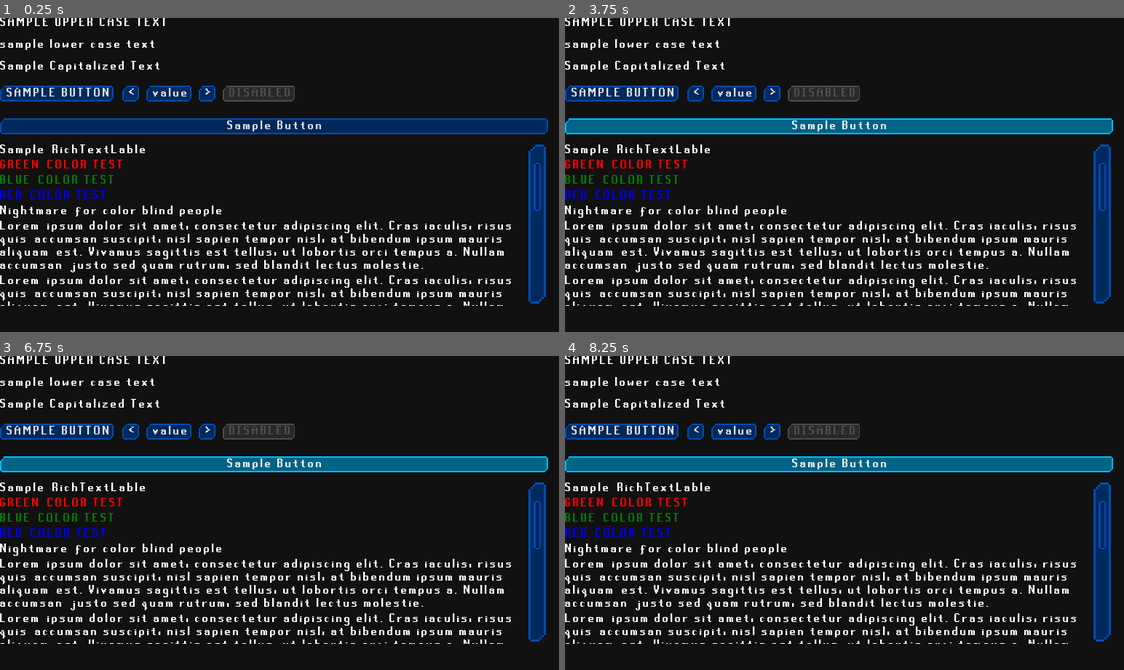
Above: before the commit, frames 1-4 (two rows, left to right).
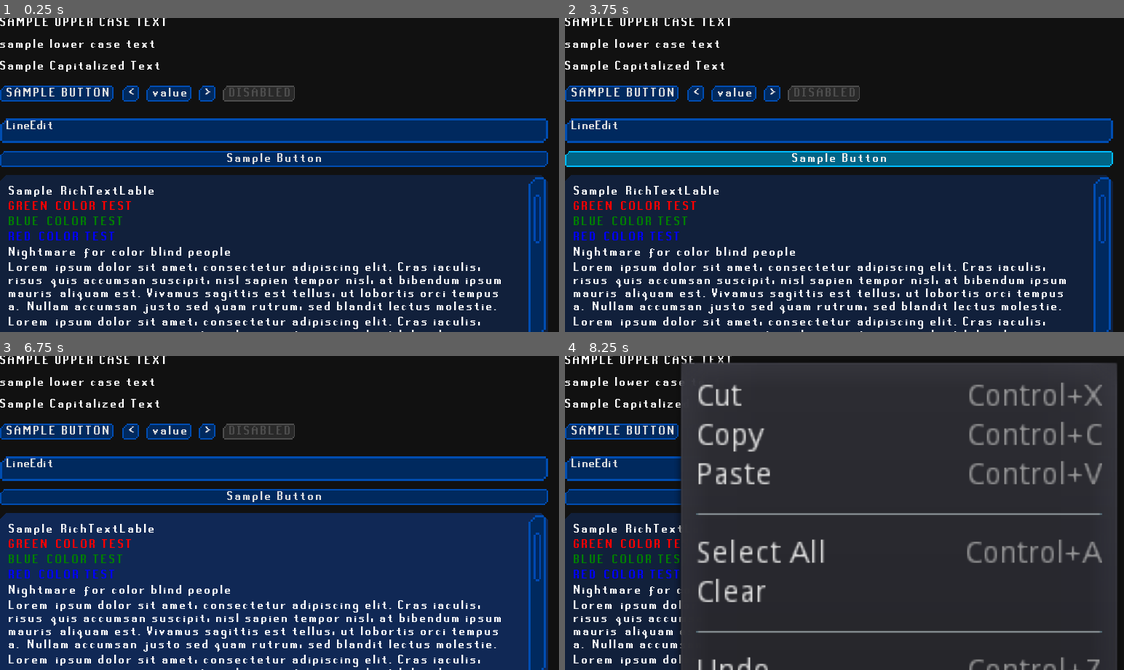
Above: after the commit, the same moments.

Repository: badsadcode/Portal_like_2D
Game: Godot game, scene res://scenes/debug/ThemeTester.tscn
Two runs of this game, one before a commit and one after it. Both use one fixed random seed, a clock stepped at 60 frames per second and the inputs below. This scene is started directly instead of the project's main scene.
Inputs (mouse positions are in pixels of both pictures, inside the frame that each line leads up to):
- Up to frame 1 (0.25 s): no input
- Up to frame 2 (3.75 s): click "SAMPLE BUTTON" at 0.5 s; click "<" at 1.25 s; click "value" at 2 s; click ">" at 2.75 s; click "Sample Button" at 3.5 s
- Up to frame 3 (6.75 s): tap Enter at 4.25 s; move the mouse to (402, 497) at 4.27 s; hold D (right) 4.28-5.78 s; click (402, 497) at 4.35 s; tap Space (jump) at 4.52, 5.27 s; tap C (reset_enters) at 5, 5.75, 6.5 s; move the mouse to (167, 528) at 5.02 s; tap Middle mouse button (m_mouse) at 5.1 s; move the mouse to (335, 443) at 5.77 s; hold A (left) 5.78-6.53 s; right-click (335, 443) at 5.85 s; move the mouse to (251, 575) at 6.52 s; hold D (right) from 6.53 s (still down); click (251, 575) at 6.6 s
- Up to frame 4 (8.25 s): tap Space (jump) at 6.77, 7.52 s; tap C (reset_enters) at 7.25, 8 s; move the mouse to (1012, 560) at 7.27 s; tap Middle mouse button (m_mouse) at 7.35 s; move the mouse to (676, 465) at 8.02 s; release D (right) at 8.03 s; hold A (left) from 8.03 s (still down); right-click (676, 465) at 8.1 s

The runs differ from the first frame. In frame 1, 56% of the frame differs, in the area x 0-99%, y 31-100%; in frame 2, 60%; in frame 3, 60%; in frame 4, 88%, in the area x 0-99%, y 0-100%.

Commit message:
theme tweaks

Diff:
--- a/scenes/debug/ThemeTester.tscn
+++ b/scenes/debug/ThemeTester.tscn
@@ -55,7 +55,7 @@
 }
 
 [node name="HBoxContainer" type="HBoxContainer" parent="VBoxContainer2"]
-margin_right = 142.0
+margin_right = 204.0
 margin_bottom = 8.0
 
 [node name="Button" type="Button" parent="VBoxContainer2/HBoxContainer"]
@@ -110,13 +110,21 @@
 margin_top = -26.0
 margin_right = -1.0
 margin_bottom = 71.0
+size_flags_horizontal = 0
+size_flags_vertical = 0
 __meta__ = {
 "_edit_use_anchors_": false
 }
 
+[node name="LineEdit" type="LineEdit" parent="VBoxContainer3"]
+margin_right = 251.0
+margin_bottom = 12.0
+text = "LineEdit"
+
 [node name="Button2" type="Button" parent="VBoxContainer3"]
+margin_top = 16.0
 margin_right = 251.0
-margin_bottom = 8.0
+margin_bottom = 24.0
 focus_mode = 1
 text = "Sample Button"
 __meta__ = {
@@ -124,10 +132,13 @@
 }
 
 [node name="RichTextLabel" type="RichTextLabel" parent="VBoxContainer3"]
-margin_top = 12.0
+margin_top = 28.0
 margin_right = 251.0
-margin_bottom = 87.0
+margin_bottom = 103.0
 rect_min_size = Vector2( 0, 75 )
+focus_mode = 2
+size_flags_horizontal = 9
+size_flags_vertical = 9
 bbcode_enabled = true
 bbcode_text = "Sample RichTextLable
 [color=red]GREEN COLOR TEST[/color]
@@ -149,3 +160,4 @@
 Lorem ipsum dolor sit amet, consectetur adipiscing elit. Cras iaculis, risus quis accumsan suscipit, nisl sapien tempor nisl, at bibendum ipsum mauris aliquam est. Vivamus sagittis est tellus, ut lobortis orci tempus a. Nullam accumsan justo sed quam rutrum, sed blandit lectus molestie.
 Lorem ipsum dolor sit amet, consectetur adipiscing elit. Cras iaculis, risus quis accumsan suscipit, nisl sapien tempor nisl, at bibendum ipsum mauris aliquam est. Vivamus sagittis est tellus, ut lobortis orci tempus a. Nullam accumsan justo sed quam rutrum, sed blandit lectus molestie.
 Lorem ipsum dolor sit amet, consectetur adipiscing elit. Cras iaculis, risus quis accumsan suscipit, nisl sapien tempor …(1034 unchanged characters)…
+selection_enabled = true
Binary file added: assets/themes/line_edit_focus.stylebox
Binary file added: assets/themes/line_edit_normal.stylebox
Binary file added: assets/themes/line_edit_read_only.stylebox
Binary file changed: assets/themes/menu_default.theme
Binary file added: assets/themes/richtext_label_focus.stylebox
Binary file added: assets/themes/richtext_label_normal.stylebox
